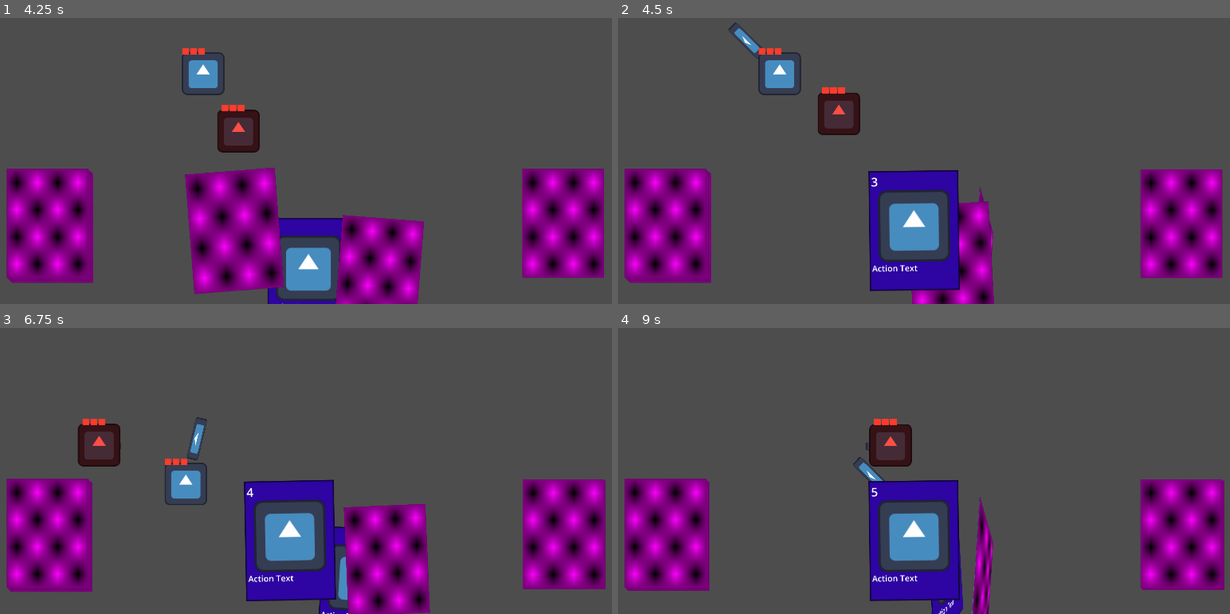
Above: before the commit, frames 1-4 (two rows, left to right).
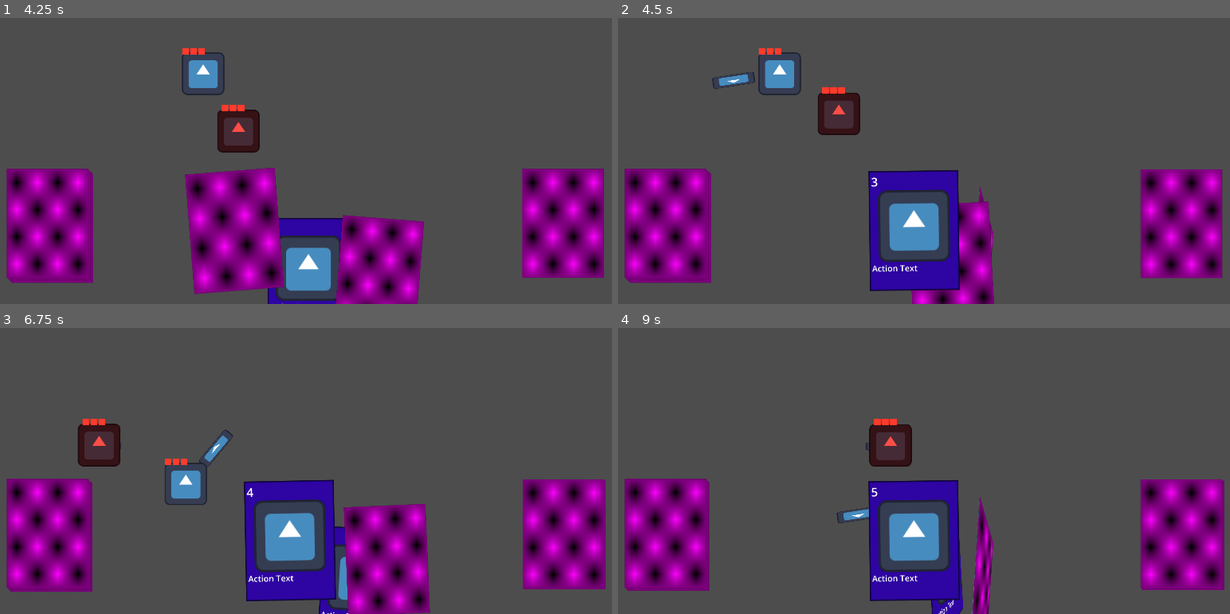
Above: after the commit, the same moments.

Repository: MamaDespik/GGJ-1
Game: Godot game, scene res://test.tscn
Two runs of this game, one before a commit and one after it. Both use one fixed random seed, a clock stepped at 60 frames per second and the inputs below. The engine's default icon, where the game draws it, is replaced by a stand-in: a white triangle on a blue panel in a dark square.
Inputs (mouse positions are in pixels of both pictures, inside the frame that each line leads up to):
- Up to frame 1 (4.25 s): tap Enter (ui_accept) at 0.5, 0.77, 1.52, 3.02, 3.77 s; move the mouse to (446, 106) at 0.52 s; hold D (move_right) 0.53-1.28 s; hold Mouse wheel up (change_highlight_left) 0.53-1.28 s; move the mouse to (177, 143) at 1.27 s; hold S (move_down) 1.28-2.03 s; tap Mouse wheel down (change_highlight_right) at 1.35 s; move the mouse to (373, 46) at 2.02 s; press the mouse at (373, 46) at 2.03 s; hold D (move_right) 2.03-2.78 s; move the mouse to (275, 195) at 2.77 s; release the mouse at (275, 195) at 2.78 s; hold W (move_up) 2.78-3.53 s; tap Mouse wheel up (change_highlight_left) at 2.85 s; move the mouse to (495, 178) at 3.52 s; hold A (move_left) from 3.53 s (still down); hold Mouse wheel down (change_highlight_right) from 3.53 s (still down)
- Up to frame 2 (4.5 s): keep holding A (move_left); move the mouse to (734, 72) at 4.27 s; release Mouse wheel down (change_highlight_right) at 4.28 s; click (734, 72) at 4.35 s
- Up to frame 3 (6.75 s): tap Enter (ui_accept) at 4.52, 6.02 s; move the mouse to (336, 433) at 5.02 s; release A (move_left) at 5.03 s; hold S (move_down) 5.03-5.78 s; hold Mouse wheel up (change_highlight_left) 5.03-5.78 s; move the mouse to (214, 345) at 5.77 s; hold D (move_right) 5.78-6.53 s; tap Mouse wheel down (change_highlight_right) at 5.85 s; move the mouse to (446, 416) at 6.52 s; press the mouse at (446, 416) at 6.53 s; hold W (move_up) from 6.53 s (still down)
- Up to frame 4 (9 s): tap Enter (ui_accept) at 6.77, 7.52 s; move the mouse to (795, 453) at 7.27 s; release W (move_up) at 7.28 s; release the mouse at (795, 453) at 7.28 s; hold D (move_right) 7.28-8.03 s; tap Mouse wheel up (change_highlight_left) at 7.35 s; move the mouse to (991, 356) at 8.02 s; hold S (move_down) 8.03-8.78 s; hold Mouse wheel down (change_highlight_right) 8.03-8.78 s; move the mouse to (893, 505) at 8.77 s; hold A (move_left) from 8.78 s (still down); click (893, 505) at 8.85 s

Frame 1 is identical in both runs. In frame 2, 0.3% of the frame differs, in the area x 15-24%, y 1-25%; in frame 3, 0.3%; in frame 4, 0.3%.

Commit message:
Player Input Cleanup and State Check Timing

Diff:
--- a/godovelopment-game-jam-1/Player/player.gd
+++ b/godovelopment-game-jam-1/Player/player.gd
@@ -38,8 +38,8 @@
 	velocity.y = move_toward(velocity.y, 0, movement.friction * delta)
 	return
 
-func handle_acceleration(input_axis_h:float, input_axis_v:float, delta:float):
-	var input:Vector2 = Vector2(input_axis_h, input_axis_v).normalized()
+func handle_acceleration(input:Vector2, delta:float):
+	input = input.normalized()
 	velocity.x = move_toward(velocity.x, movement.speed * input.x, movement.acceleration * delta)
 	velocity.y = move_toward(velocity.y, movement.speed * input.y, movement.acceleration * delta)
 	return
--- a/godovelopment-game-jam-1/StateMachine/PlayerStates/idle_player_state.gd
+++ b/godovelopment-game-jam-1/StateMachine/PlayerStates/idle_player_state.gd
@@ -13,11 +13,13 @@
 
 func process_physics(delta: float) -> State:
 	if player_parent.health_module.current_health <= 0: return dying_player_state
+	var input:Vector2 = Vector2(
+		Input.get_axis("move_left","move_right"),
+		Input.get_axis("move_up","move_down"))
+	if input != Vector2.ZERO:
+		return walking_player_state
 
 	player_parent.apply_friction(delta)
 	player_parent.move_and_slide()
 
-	if Input.get_axis("move_left","move_right") != 0 or \
-		Input.get_axis("move_up", "move_down") != 0:
-		return walking_player_state
 	return
--- a/godovelopment-game-jam-1/StateMachine/PlayerStates/walking_player_state.gd
+++ b/godovelopment-game-jam-1/StateMachine/PlayerStates/walking_player_state.gd
@@ -14,36 +14,29 @@
 func process_physics(delta: float) -> State:
 	if player_parent.health_module.current_health <= 0: return dying_player_state
 
-	var input_axis_h:float = Input.get_axis("move_left","move_right")
-	var input_axis_v:float = Input.get_axis("move_up","move_down")
-	player_parent.handle_acceleration(input_axis_h, input_axis_v, delta)
+	var input:Vector2 = Vector2(
+		Input.get_axis("move_left","move_right"),
+		Input.get_axis("move_up","move_down"))
+	player_parent.handle_acceleration(input, delta)
+	if input == Vector2.ZERO:
+		return idle_player_state
 
-	if input_axis_h > 0:
-		if abs(input_axis_h) > abs(input_axis_v): #right
+	var angle:float = Vector2(0,0).angle_to_point(input)
+	player_parent.card_actions.rotation = angle
+	if input.x > 0:
+		if abs(input.x) > abs(input.y): #right
 			player_parent.start_animation("walk_sideways")
 			player_parent.direction = 1
-			player_parent.card_actions.rotation = 0
-	if input_axis_h < 0:
-		if abs(input_axis_h) > abs(input_axis_v): #left
+	if input.x < 0:
+		if abs(input.x) > abs(input.y): #left
 			player_parent.start_animation("walk_sideways")
 			player_parent.direction = -1
-			player_parent.card_actions.rotation = 180
-	if input_axis_v > 0:
-		if abs(input_axis_v) > abs(input_axis_h):
+	if input.y > 0:
+		if abs(input.y) > abs(input.x):
 			player_parent.start_animation("walk_down")
-			player_parent.card_actions.rotation = 90
-	if input_axis_v < 0:
-		if abs(input_axis_v) > abs(input_axis_h):
+	if input.y < 0:
+		if abs(input.y) > abs(input.x):
 			player_parent.start_animation("walk_up")
-			player_parent.card_actions.rotation = -90
 
 	player_parent.move_and_slide()
-
-	if input_axis_h == 0 and input_axis_v == 0:
-		return idle_player_state
-
 	return
-
-#func process_input(_event: InputEvent) -> State:
-	##handle using a card
-	#return
Not shown, added: godovelopment-game-jam-1/StateMachine/PlayerStates/walking_player_state.tscn10757025041.tmp
